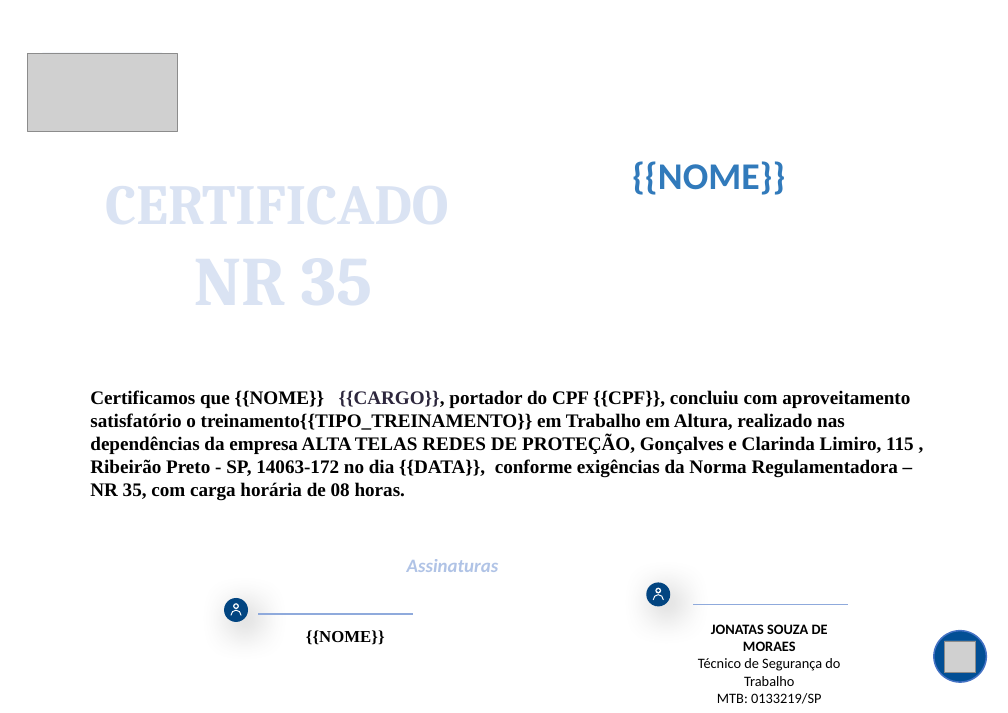
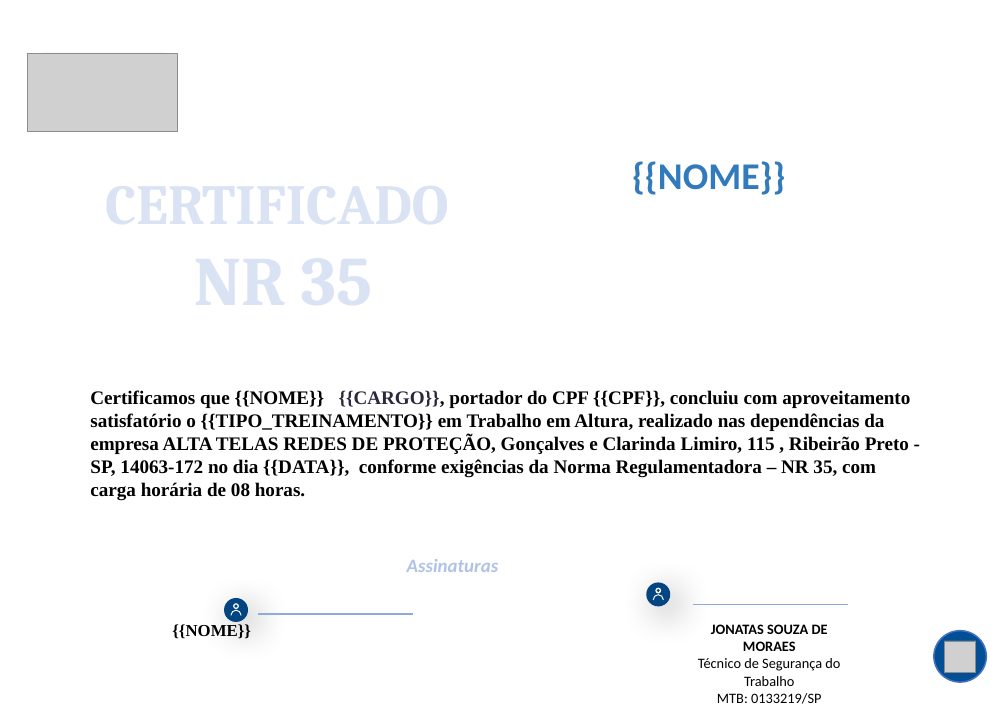
Before and after one commit to LevitaSofia/appcertificadosnrs, a slide deck: slide 1 of modelos_nr/NR35_modelo.pptx. Drawn at 1008x713 pixels with LibreOffice and Linux fonts; fonts in the diff are those of the drawing; grey boxes stand for pictures; background and template pictures are left out. Boxes give left, top, right and bottom in pixels: in the first picture for what was removed or moved away, otherwise in the second. Text is boxed around its words. In the diff, an @@ line names an element or a change of style, - is before the commit and + after.

Commit message:
Atualização: sistema de geração de certificados em PDF com alta qualidade e ajustes NR01

```diff
--- a/modelos_nr/NR35_modelo.pptx
+++ b/modelos_nr/NR35_modelo.pptx
@@ text at [90,390,910,500]: text changed @@
-Certificamos que {{NOME}} {{CARGO}}, portador do CPF {{CPF}}, concluiu com aproveitamento satisfatório o treinamento{{TIPO_TREINAMENTO}} em Trabalho em Altura, realizado nas dependências da empresa ALTA TELAS REDES DE PROTEÇÃO, Gonçalves e Clarinda Limiro, 115 , Ribeirão Preto - SP, 14063-172 no dia {{DATA}}, conforme exigências da Norma Regulamentadora – NR 35, com carga horária de 08 horas.
+Certificamos que {{NOME}} {{CARGO}}, portador do CPF {{CPF}}, concluiu com aproveitamento satisfatório o {{TIPO_TREINAMENTO}} em Trabalho em Altura, realizado nas dependências da empresa ALTA TELAS REDES DE PROTEÇÃO, Gonçalves e Clarinda Limiro, 115 , Ribeirão Preto - SP, 14063-172 no dia {{DATA}}, conforme exigências da Norma Regulamentadora – NR 35, com carga horária de 08 horas.
@@ text "{{NOME}}": place and size @@
-text "{{NOME}}" at [306,630,385,645]
+text "{{NOME}}" at [172,624,251,639]
@@ text "{{NOME}}" at [172,624,251,639]: alignment centre to left @@
```
Also in this commit, not shown: 24 other files.
